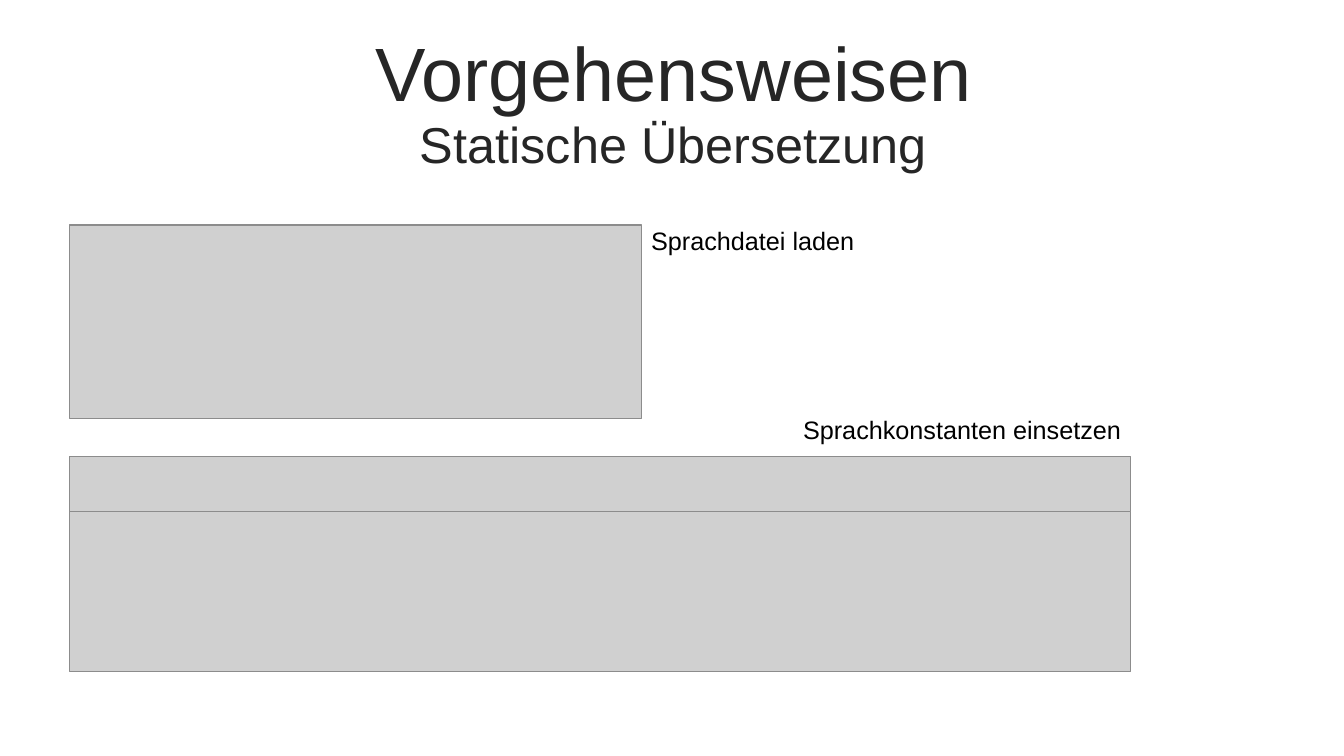
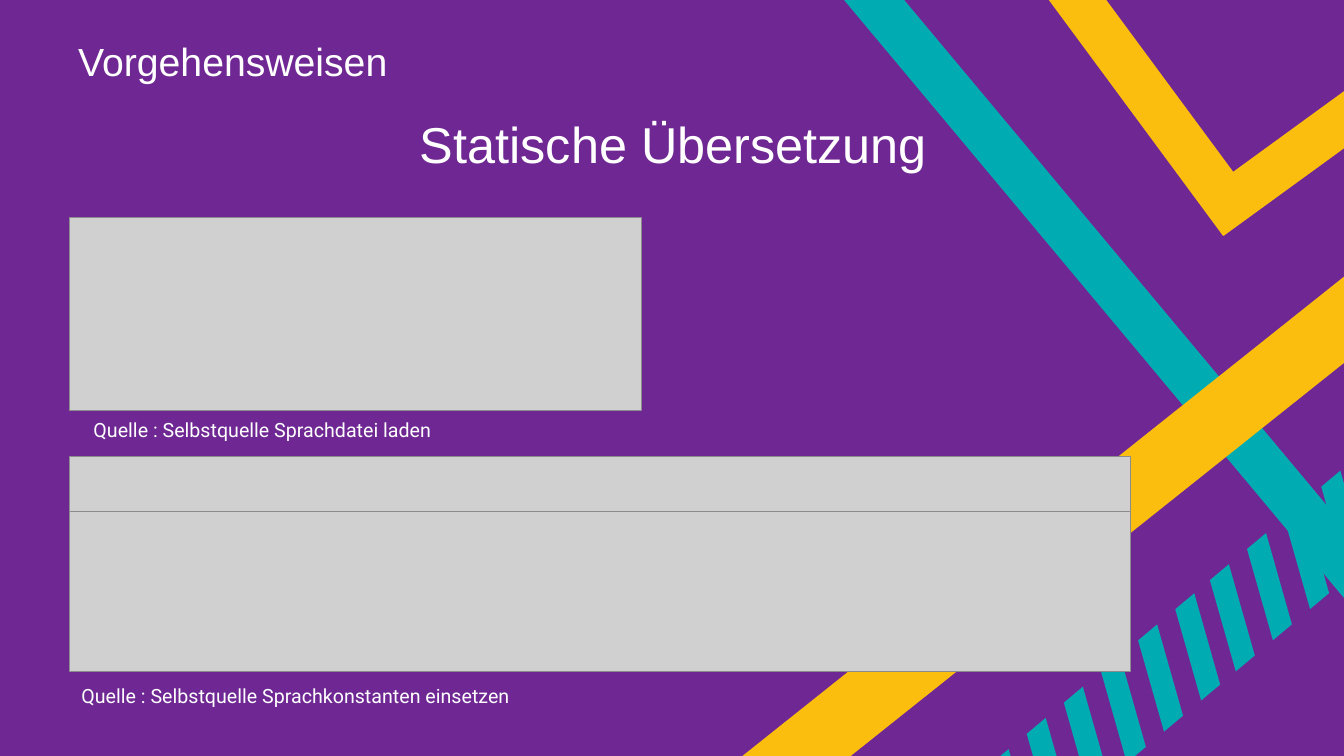
Before and after one commit to Eyssamsh/gui, a slide deck: slide 12 of guiProjekt/downloads/Final Präsentation Mehrsprachigkeit.pptx (slide 13 before the commit). Drawn at 1344x756 pixels with LibreOffice and Linux fonts; fonts in the diff are those of the drawing; grey boxes stand for pictures. Boxes give left, top, right and bottom in pixels: in the first picture for what was removed or moved away, otherwise in the second. Text is boxed around its words. In the diff, an @@ line names an element or a change of style, - is before the commit and + after.

```diff
--- a/guiProjekt/downloads/Final Präsentation Mehrsprachigkeit.pptx
+++ b/guiProjekt/downloads/Final Präsentation Mehrsprachigkeit.pptx
@@ background #FFFFFF to #6F2893 @@
@@ freeform shape added at [663,0,1299,756], fill #6F2893 @@
@@ freeform shape added at [704,0,1344,756], fill #6F2893 @@
@@ freeform shape added at [844,0,1344,598], fill #00ACB2 @@
@@ freeform shape added at [1050,0,1344,237], fill #FCBE0E @@
@@ text "Vorgehensweisen": place and size @@
-text "Vorgehensweisen" at [375,46,972,115]
+text "Vorgehensweisen" at [78,47,387,84]
@@ text "Vorgehensweisen" at [78,47,387,84]: size 54 to 28 pt, text colour #262626 to #FFFFFF; alignment centre to left; vertical alignment middle to top @@
@@ text "Statische Übersetzung" at [420,123,927,173]: text colour #262626 to #FFFFFF @@
@@ picture: place and size @@
-picture at [70,225,641,418]
+picture at [70,218,641,411]
@@ freeform shape added at [743,272,1344,756], fill #FCBE0E @@
@@ text at [93,422,431,441]: text changed; size 18 to 14 pt; font Arial to Roboto; text colour #000000 to #FFFFFF @@
-Sprachdatei laden
+Quelle : Selbstquelle Sprachdatei laden
@@ freeform shape added at [1000,472,1344,756], fill #00ACB2 @@
@@ freeform shape added at [1232,606,1344,714], fill #6F2893 @@
@@ text at [81,688,509,707]: text changed; size 18 to 14 pt; font Arial to Roboto; text colour #000000 to #FFFFFF @@
-Sprachkonstanten einsetzen
+Quelle : Selbstquelle Sprachkonstanten einsetzen
```
Also in this commit, not shown: 9 other slides changed, 2 slides added, 4 slides removed.
